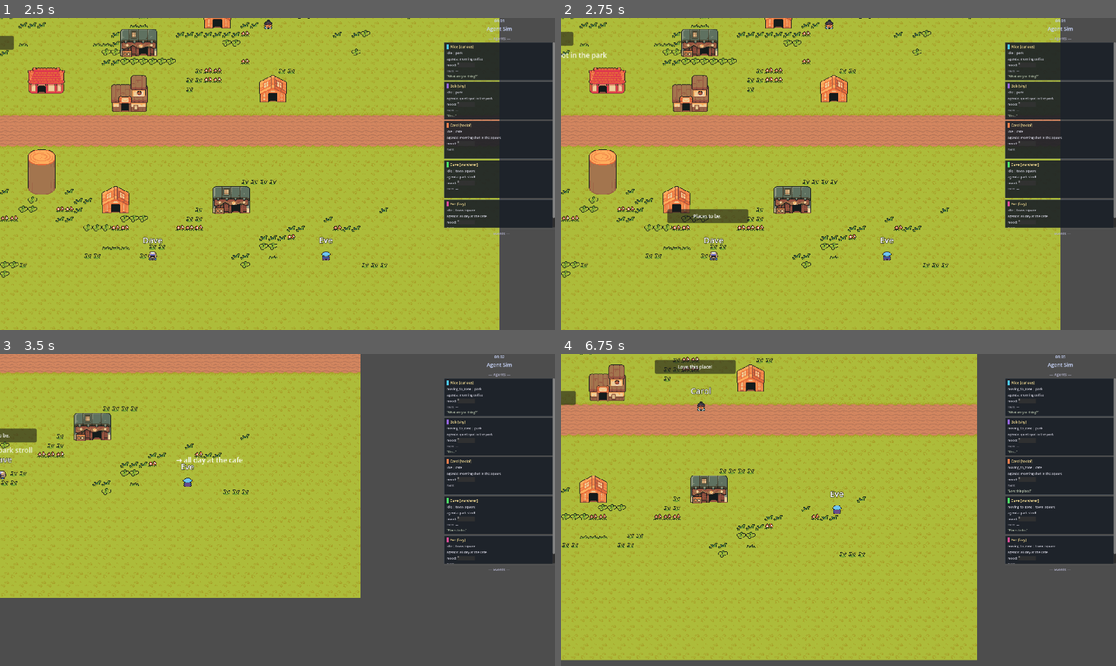
Above: before the commit, frames 1-4 (two rows, left to right).
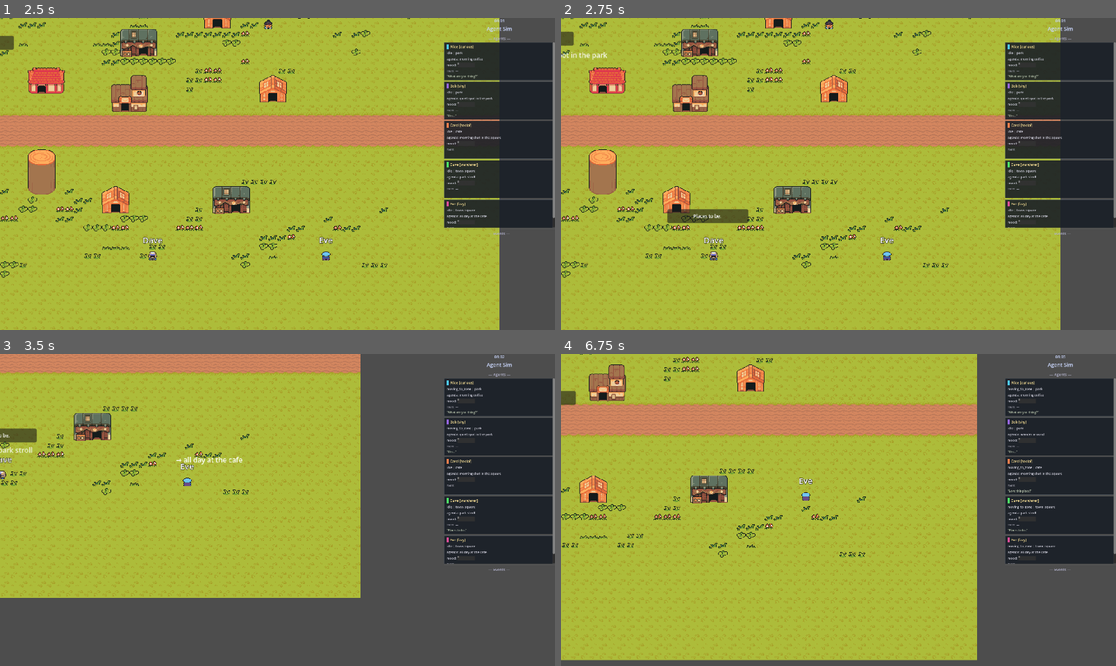
Above: after the commit, the same moments.

Repository: Erik-Huang/godot-agent-sim
Game: Godot game, scene res://main.tscn
The game is run twice, just before and just after one commit, with the same random seed, the same clock (stepped at 60 frames per second) and the same inputs.
Inputs (mouse positions are in pixels of both pictures, inside the frame that each line leads up to):
- Up to frame 1 (2.5 s): tap Enter (ui_accept) at 0.5, 0.77, 1.25, 2 s; move the mouse to (399, 158) at 0.52 s; click (399, 158) at 0.67 s; drag from (166, 189) to (249, 236) at 1.27 s; move the mouse to (333, 105) at 2.02 s; click (333, 105) at 2.17 s
- Up to frame 2 (2.75 s): no input
- Up to frame 3 (3.5 s): drag from (249, 572) to (111, 463) at 2.77 s
- Up to frame 4 (6.75 s): move the mouse to (1005, 556) at 3.52 s; click (1005, 556) at 3.67 s; tap Enter (ui_accept) at 3.77, 4.25 s; drag from (672, 463) to (755, 432) at 4.27 s; move the mouse to (866, 510) at 5.02 s; click (866, 510) at 5.17 s; drag from (755, 432) to (727, 525) at 5.77 s; move the mouse to (960, 494) at 6.52 s; click (960, 494) at 6.67 s

Frame 1 is identical in both runs. In frame 2, less than 0.1% of the frame differs, in the area x 0-9%, y 4-14%; in frame 3, 0.1%; in frame 4, 1.0%, in the area x 16-89%, y 1-52%.

Commit message:
refactor(agent): extract AgendaComponent from agent.gd (ARCH-005)
Move agenda generation, template fallback, LLM request, and follow
logic into a dedicated AgendaComponent child node. agent.gd delegates
via signal (agenda_move_requested) and method calls. ui.gd updated
to access agenda through the component node.

Co-Authored-By: Claude Opus 4.6 <noreply@anthropic.com>

Diff:
--- /dev/null
+++ b/agenda_component.gd
@@ -0,0 +1,93 @@
+extends Node
+
+# ARCH-005: Extracted agenda management from agent.gd
+
+signal agenda_move_requested(target_pos: Vector2, activity: String)
+
+var agenda: Array = []  # [{activity: String, zone: String, done: bool}]
+var agenda_generated: bool = false
+
+# Set by parent agent in _ready()
+var agent_name: String
+var personality: String
+var backstory: String
+var zone_rects: Dictionary
+
+func try_generate(sim_time: float) -> void:
+	if not agenda_generated and sim_time >= 8.0:
+		request_agenda()
+		agenda_generated = true
+
+func request_agenda() -> void:
+	var api_key: String = OS.get_environment("OPENAI_API_KEY")
+	if api_key != "" and LlmDialogue:
+		LlmDialogue.request_agenda(agent_name, personality, backstory, _on_agenda_received)
+	else:
+		# Fallback: template agenda based on personality
+		agenda = _get_template_agenda()
+
+func _get_template_agenda() -> Array:
+	match personality:
+		"curious":
+			return [
+				{"activity": "morning coffee", "zone": "cafe", "done": false},
+				{"activity": "explore the park", "zone": "park", "done": false},
+				{"activity": "afternoon people-watching", "zone": "town_square", "done": false},
+			]
+		"shy":
+			return [
+				{"activity": "quiet spot in the park", "zone": "park", "done": false},
+				{"activity": "wander around", "zone": "cafe", "done": false},
+				{"activity": "park bench evening", "zone": "park", "done": false},
+			]
+		"social":
+			return [
+				{"activity": "morning chat in the square", "zone": "town_square", "done": false},
+				{"activity": "lunch at the cafe", "zone": "cafe", "done": false},
+				{"activity": "evening socializing", "zone": "town_square", "done": false},
+			]
+		"wanderer":
+			return [
+				{"activity": "park stroll", "zone": "park", "done": false},
+				{"activity": "cafe visit", "zone": "cafe", "done": false},
+				{"activity": "town square loop", "zone": "town_square", "done": false},
+				{"activity": "back to the park", "zone": "park", "done": false},
+			]
+		"lazy":
+			return [
+				{"activity": "all day at the cafe", "zone": "cafe", "done": false},
+			]
+		_:
+			return [
+				{"activity": "visit the park", "zone": "park", "done": false},
+				{"activity": "stop by the cafe", "zone": "cafe", "done": false},
+			]
+
+func _on_agenda_received(items: Array) -> void:
+	if items.size() > 0:
+		agenda = items
+	else:
+		agenda = _get_template_agenda()
+
+func get_next_agenda_item() -> Dictionary:
+	for item in agenda:
+		if not item["done"]:
+			return item
+	return {}
+
+func follow_agenda_item(item: Dictionary) -> void:
+	if not zone_rects.has(item["zone"]):
+		item["done"] = true
+		return
+	var rect: Rect2 = zone_rects[item["zone"]]
+	var target_pos: Vector2 = Vector2(
+		randf_range(rect.position.x + 30, rect.end.x - 30),
+		randf_range(rect.position.y + 30, rect.end.y - 30)
+	)
+	agenda_move_requested.emit(target_pos, item["activity"])
+
+func mark_current_done() -> void:
+	for item in agenda:
+		if not item["done"]:
+			item["done"] = true
+			break
--- a/agent.gd
+++ b/agent.gd
@@ -33,10 +33,7 @@
 # AUDIT-019: Sim time synced from main.gd each frame
 var sim_time: float = 8.0
 
-# INT-004: Daily agenda
-var agenda: Array = []  # [{activity: String, zone: String, done: bool}]
-var agenda_generated: bool = false
-var backstory: String = ""  # Set by main.gd for LLM agenda generation
+var backstory: String = ""  # Set by main.gd, passed to AgendaComponent
 
 # INT-005: Social waypoints
 var waypoints: Array = []
@@ -66,6 +63,7 @@
 const BASE_SPEED: float = 60.0
 
 @onready var nav_agent: NavigationAgent2D = $NavigationAgent2D
+@onready var agenda_component: Node = $AgendaComponent  # ARCH-005
 @onready var sprite: Sprite2D = $Sprite2D
 @onready var name_label: Label = $NameLabel
 @onready var speech_bubble: PanelContainer = $SpeechBubble
@@ -112,6 +110,13 @@
 	seek_chance = profile.seek_chance
 	approach_tendency = profile.approach_tendency
 
+	# ARCH-005: Wire agenda component
+	agenda_component.agent_name = agent_name
+	agenda_component.personality = personality
+	agenda_component.backstory = backstory
+	agenda_component.zone_rects = zone_rects
+	agenda_component.agenda_move_requested.connect(_on_agenda_move_requested)
+
 	# Start in IDLE
 	_enter_idle()
 
@@ -241,15 +246,12 @@
 	_update_animation()
 
 func _process_idle(delta: float) -> void:
-	# INT-004: Generate agenda once at sim start (around 8am)
-	if not agenda_generated and sim_time >= 8.0:
-		_request_agenda()
-		agenda_generated = true
-	# INT-004: Follow agenda if idle long enough
-	if idle_timer < 0.5 and agenda.size() > 0:
-		var next_item: Dictionary = _get_next_agenda_item()
+	# INT-004 / ARCH-005: Delegate agenda to AgendaComponent
+	agenda_component.try_generate(sim_time)
+	if idle_timer < 0.5 and agenda_component.agenda.size() > 0:
+		var next_item: Dictionary = agenda_component.get_next_agenda_item()
 		if not next_item.is_empty():
-			_follow_agenda_item(next_item)
+			agenda_component.follow_agenda_item(next_item)
 			return
 	_poll_nearby_agents()
 	idle_timer -= delta
@@ -426,84 +428,16 @@
 	# AUDIT-014: Allow interactions while traveling between zones
 	_poll_nearby_agents()
 	if nav_agent.is_navigation_finished():
-		# INT-004: Mark current agenda item done on arrival
-		for item in agenda:
-			if not item["done"]:
-				item["done"] = true
-				break
+		# INT-004 / ARCH-005: Mark current agenda item done on arrival
+		agenda_component.mark_current_done()
 		_enter_idle()
 		return
 	_move_toward_nav_target()
 
-# --- INT-004: Daily agenda helpers ---
-func _request_agenda() -> void:
-	var api_key: String = OS.get_environment("OPENAI_API_KEY")
-	if api_key != "" and LlmDialogue:
-		LlmDialogue.request_agenda(agent_name, personality, backstory, _on_agenda_received)
-	else:
-		# Fallback: template agenda based on personality
-		agenda = _get_template_agenda()
-
-func _get_template_agenda() -> Array:
-	match personality:
-		"curious":
-			return [
-				{"activity": "morning coffee", "zone": "cafe", "done": false},
-				{"activity": "explore the park", "zone": "park", "done": false},
-				{"activity": "afternoon people-watching", "zone": "town_square", "done": false},
-			]
-		"shy":
-			return [
-				{"activity": "quiet spot in the park", "zone": "park", "done": false},
-				{"activity": "wander around", "zone": "cafe", "done": false},
-				{"activity": "park bench evening", "zone": "park", "done": false},
-			]
-		"social":
-			return [
-				{"activity": "morning chat in the square", "zone": "town_square", "done": false},
-				{"activity": "lunch at the cafe", "zone": "cafe", "done": false},
-				{"activity": "evening socializing", "zone": "town_square", "done": false},
-			]
-		"wanderer":
-			return [
-				{"activity": "park stroll", "zone": "park", "done": false},
-				{"activity": "cafe visit", "zone": "cafe", "done": false},
-				{"activity": "town square loop", "zone": "town_square", "done": false},
-				{"activity": "back to the park", "zone": "park", "done": false},
-			]
-		"lazy":
-			return [
-				{"activity": "all day at the cafe", "zone": "cafe", "done": false},
-			]
-		_:
-			return [
-				{"activity": "visit the park", "zone": "park", "done": false},
-				{"activity": "stop by the cafe", "zone": "cafe", "done": false},
-			]
-
-func _on_agenda_received(items: Array) -> void:
-	if items.size() > 0:
-		agenda = items
-	else:
-		agenda = _get_template_agenda()
-
-func _get_next_agenda_item() -> Dictionary:
-	for item in agenda:
-		if not item["done"]:
-			return item
-	return {}
-
-func _follow_agenda_item(item: Dictionary) -> void:
-	if not zone_rects.has(item["zone"]):
-		item["done"] = true
-		return
-	var rect: Rect2 = zone_rects[item["zone"]]
-	var target_pos: Vector2 = Vector2(
-		randf_range(rect.position.x + 30, rect.end.x - 30),
-		randf_range(rect.position.y + 30, rect.end.y - 30)
-	)
+# ARCH-005: Agenda signal handler — moves agent to follow an agenda item
+func _on_agenda_move_requested(target_pos: Vector2, activity: String) -> void:
 	nav_agent.target_position = target_pos
-	show_action_text("→ %s" % item["activity"])
+	show_action_text("→ %s" % activity)
 	state = State.MOVING_TO_ZONE
 	state_changed.emit(agent_name, "moving_to_zone")
 	_update_animation()
--- a/agent.tscn
+++ b/agent.tscn
@@ -1,6 +1,7 @@
-[gd_scene load_steps=2 format=3 uid="uid://bagent1"]
+[gd_scene load_steps=3 format=3 uid="uid://bagent1"]
 
 [ext_resource type="Script" path="res://agent.gd" id="1"]
+[ext_resource type="Script" path="res://agenda_component.gd" id="2"]
 
 [node name="Agent" type="CharacterBody2D"]
 script = ExtResource("1")
@@ -39,3 +40,6 @@
 autowrap_mode = 2
 theme_override_font_sizes/font_size = 9
 theme_override_colors/font_color = Color(0.1, 0.1, 0.1, 1)
+
+[node name="AgendaComponent" type="Node" parent="."]
+script = ExtResource("2")
--- a/ui.gd
+++ b/ui.gd
@@ -159,10 +159,11 @@
 		var zone_text: String = agent.current_zone if agent.current_zone != "" else "—"
 		card["state_label"].text = "%s | %s" % [state_text, zone_text]
 
-		# Agenda — first incomplete item
+		# Agenda — first incomplete item (ARCH-005: via AgendaComponent)
 		var agenda_text: String = "—"
-		if agent.agenda.size() > 0:
-			var next_item: Dictionary = agent._get_next_agenda_item()
+		var agenda_comp: Node = agent.get_node_or_null("AgendaComponent")
+		if agenda_comp and agenda_comp.agenda.size() > 0:
+			var next_item: Dictionary = agenda_comp.get_next_agenda_item()
 			if not next_item.is_empty():
 				agenda_text = next_item.get("activity", "—")
 		card["agenda_label"].text = "agenda: %s" % agenda_text
